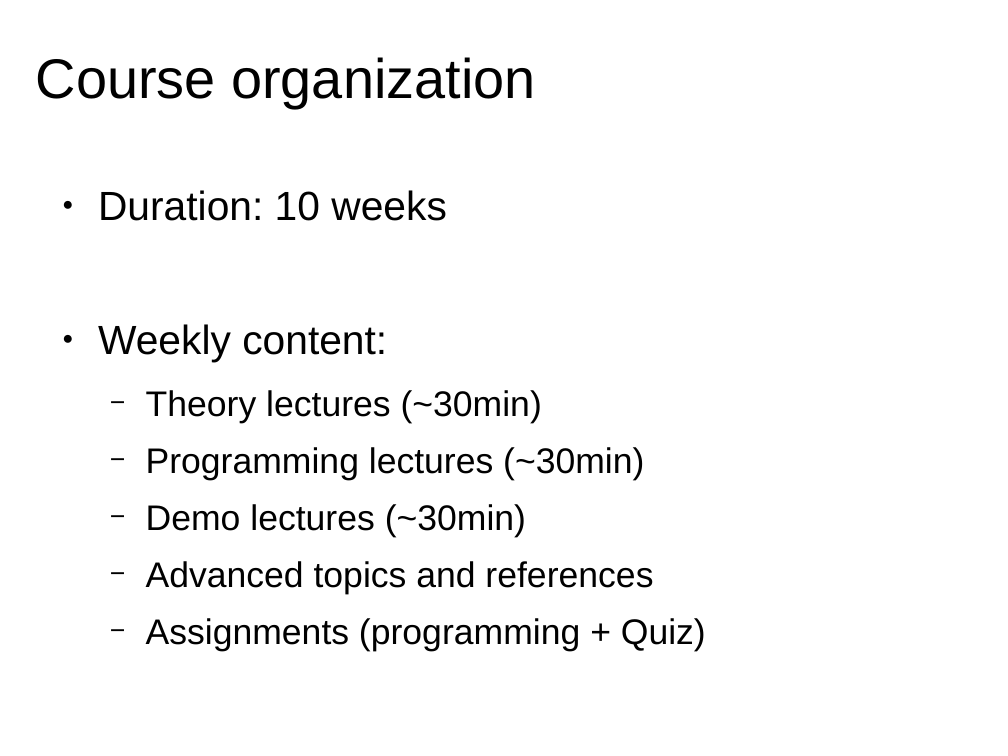
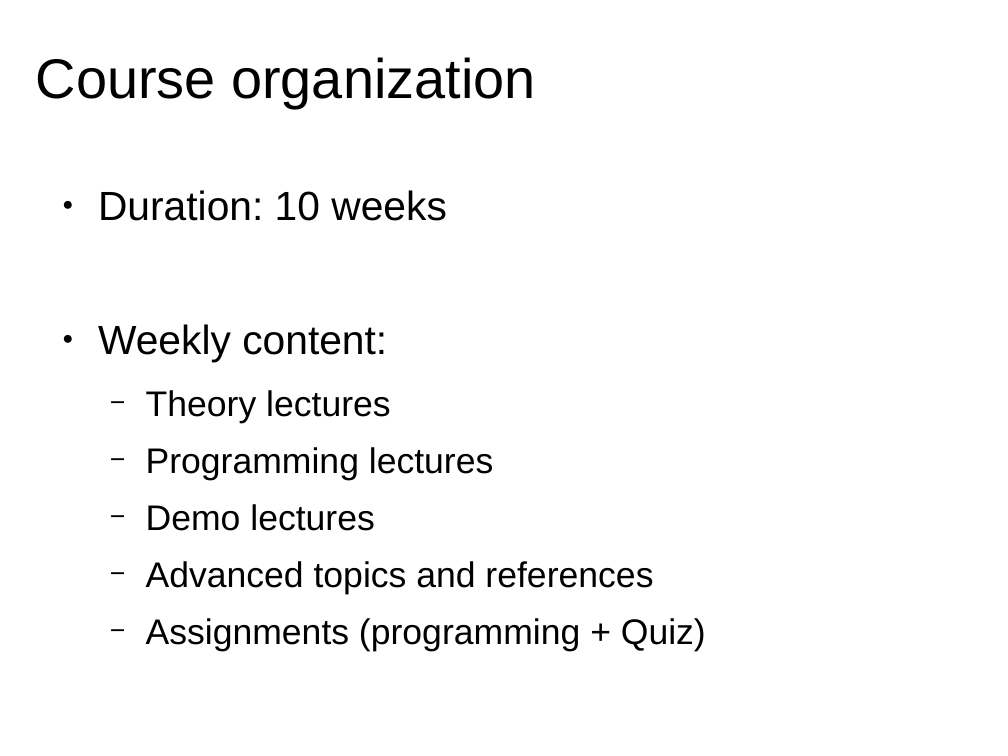
Before and after one commit to MTG/sms-tools, a slide deck: slide 4 of lectures/01-Introduction/1T1-Welcome.odp. Drawn at 1008x756 pixels with LibreOffice and Linux fonts; fonts in the diff are those of the drawing. Boxes give left, top, right and bottom in pixels: in the first picture for what was removed or moved away, otherwise in the second. Text is boxed around its words. In the diff, an @@ line names an element or a change of style, - is before the commit and + after.

```diff
--- a/lectures/01-Introduction/1T1-Welcome.odp
+++ b/lectures/01-Introduction/1T1-Welcome.odp
@@ text at <box>146,390,493,531</box>: text changed @@
-  − Theory lectures (~30min)
-  − Programming lectures (~30min)
-  − Demo lectures (~30min)
+  − Theory lectures
+  − Programming lectures
+  − Demo lectures
```
Also in this commit, not shown: 5 other files.
